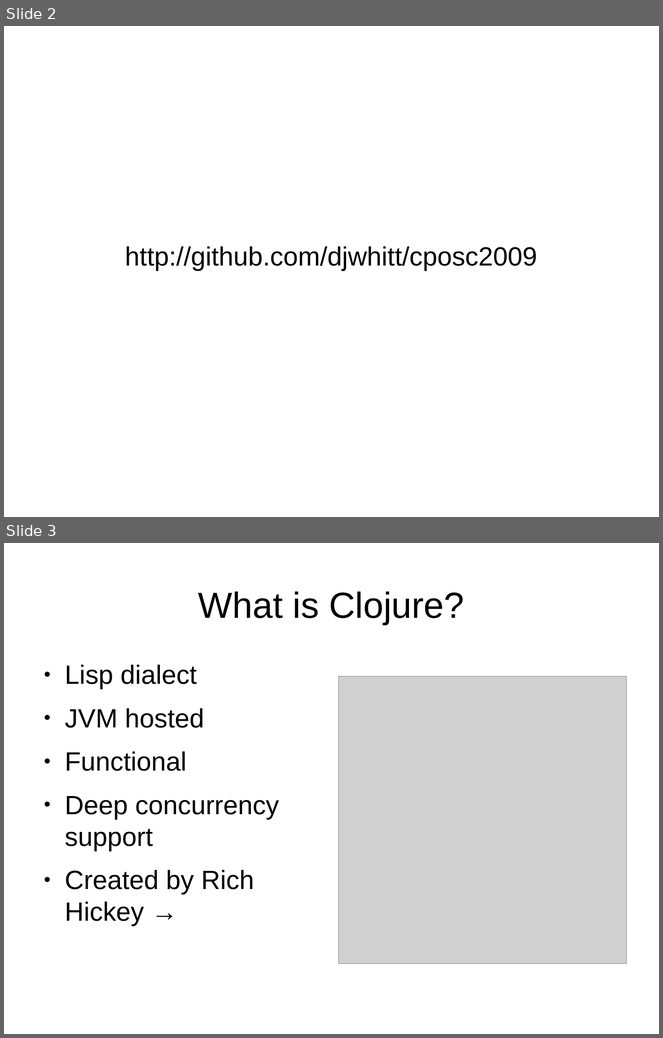
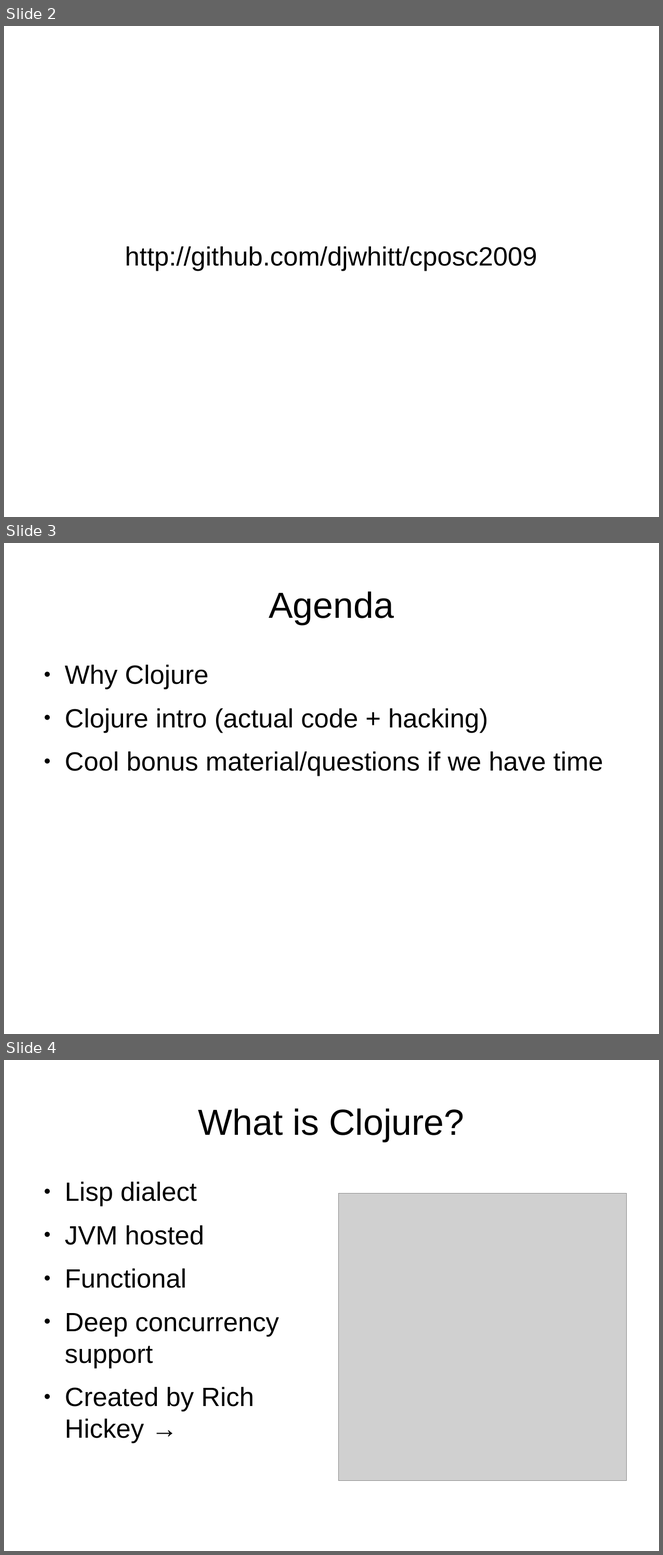
Before and after one commit to djwhitt/cposc2009, a slide deck: slides.odp. Shown one above the other, each under a label of ours: slides 2 and 3 before the commit, slides 2, 3 and 4 after it. The pictures are 663x1038 and 663x1555 pixels, drawn with LibreOffice and Linux fonts; fonts in the diff are those of the drawing; grey boxes stand for pictures. Boxes give left, top, right and bottom in pixels: in the first picture for what was removed or moved away, otherwise in the second. Text is boxed around its words. In the diff, an @@ line names an element or a change of style, - is before the commit and + after.

```diff
--- a/slides.odp
+++ b/slides.odp
@@ slide 3 added at [4, 543, 659, 1034], background #FFFFFF @@
@@ title added at [269, 591, 394, 625], 44 pt, text #000000 @@
+Agenda
@@ text added at [65, 665, 604, 776], 32 pt, text #000000 @@
+● Why Clojure
+● Clojure intro (actual code + hacking)
+● Cool bonus material/questions if we have time
@@ what was slide 3 is now slide 4 @@
```
Also in this commit, not shown: 3 slides changed, 1 other slide added.
